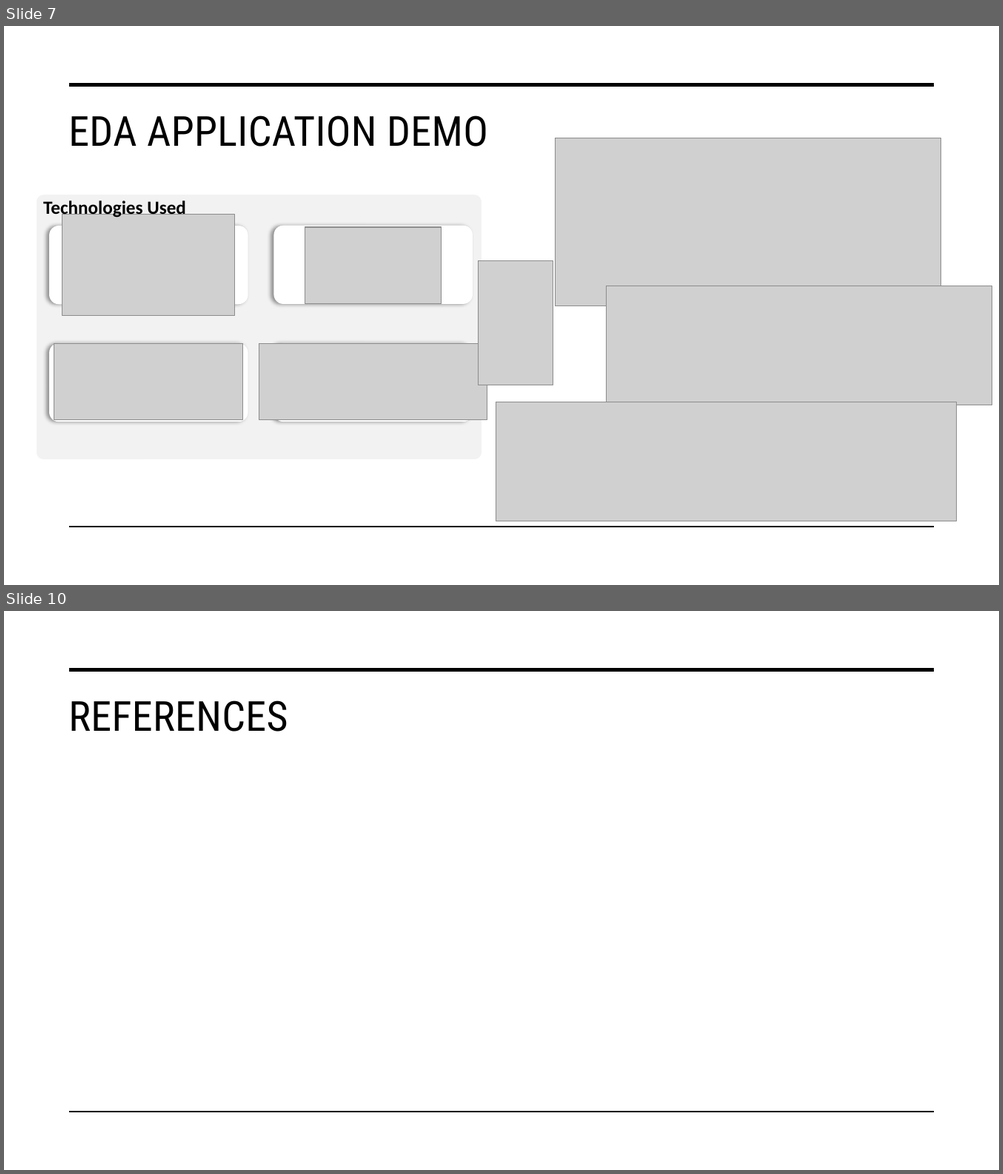
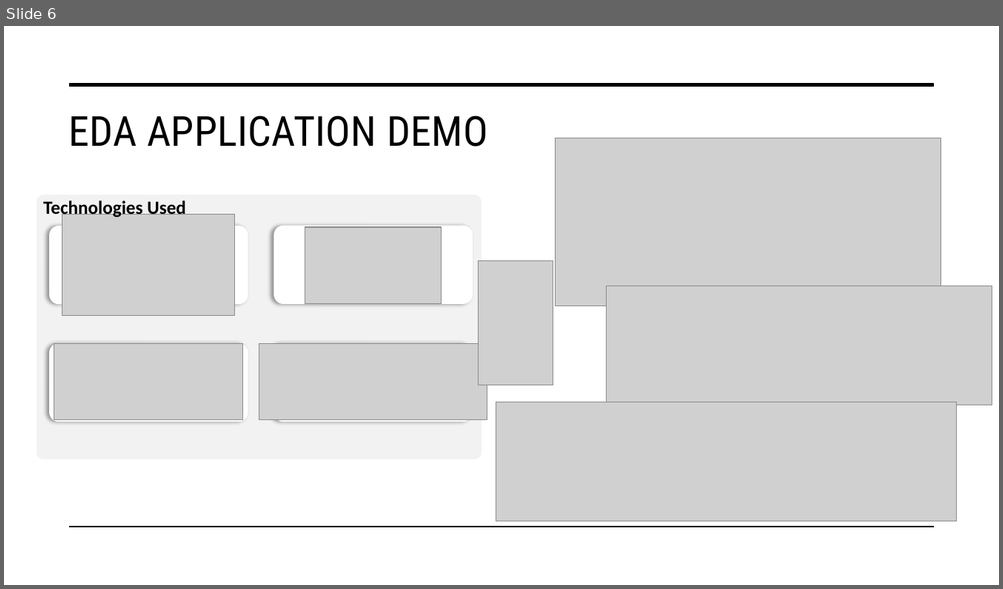
Before and after one commit to DATA-606-2023-FALL-TUESDAY/Whittington_Michael, a slide deck: docs/Final_Presentation - Predictive Analysis for Injury Diagnosis and Localization.pptx. Shown one above the other, each under a label of ours: slides 7 and 10 before the commit, slide 6 after it; the slides between them are not shown. The pictures are 1003x1174 and 1003x589 pixels, drawn with LibreOffice and Linux fonts; fonts in the diff are those of the drawing; grey boxes stand for pictures. Boxes give left, top, right and bottom in pixels: in the first picture for what was removed or moved away, otherwise in the second. Text is boxed around its words. In the diff, an @@ line names an element or a change of style, - is before the commit and + after.

```diff
--- a/docs/Final_Presentation - Predictive Analysis for Injury Diagnosis and Localization.pptx
+++ b/docs/Final_Presentation - Predictive Analysis for Injury Diagnosis and Localization.pptx
@@ slide 10 removed at [4,611,999,1170], background #FFFFFF @@
@@ line removed from (70, 670) to (933, 670) @@
@@ title removed at [68,701,287,732] @@
-REFERENCES
@@ line removed from (70, 1113) to (933, 1113) @@
@@ what was slide 7 is now slide 6 @@
```
Also in this commit, not shown: 3 slides changed, 7 slides added, 3 other slides removed.
